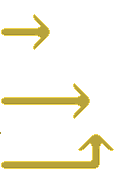
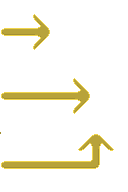
Layered file, before and after one edit (128x192). Changes by layer:
painted on "qgs" over [1, 78, 90, 119]
